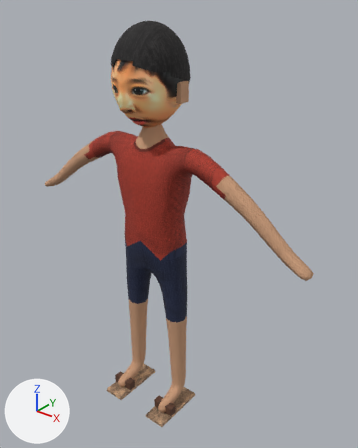
The glTF model NhanVat/Model/Hung.glb: old version first, new version second.
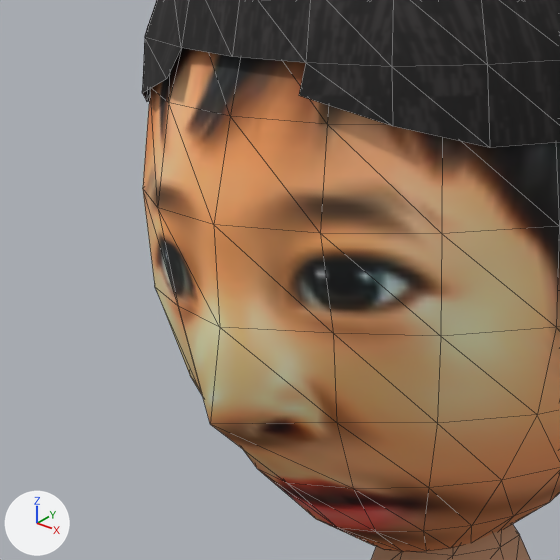
Each version is shown whole from a 50 mm lens placed at (0.926, -1.038, 1.337), pointed at (0.057, 0.049, 0.663), then close up on the part from 26% to 47% of the width and 12% to 29% of the height. Arrows for +X, +Y and +Z are at lower left; the lights stay in place. The last two pictures show the newer version. The close-ups show mesh edges as thin lines.

Objects in the first close-up: 'Body'.
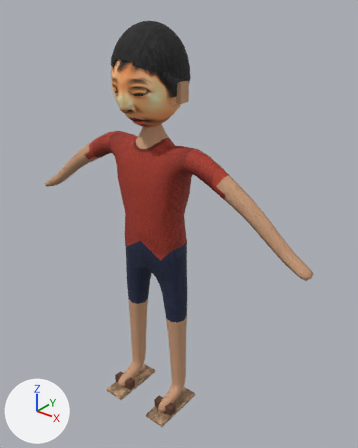
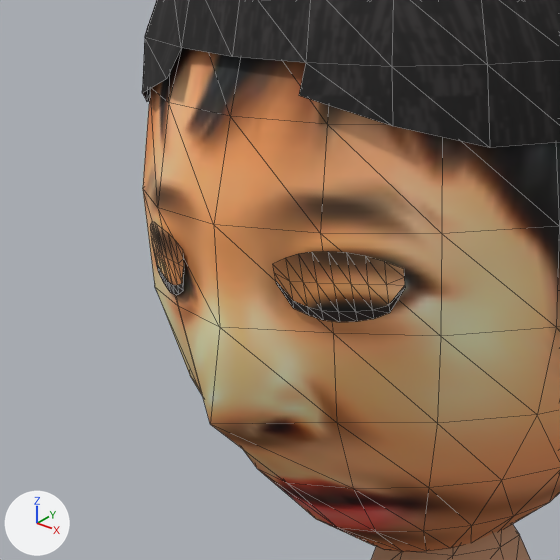
The newer file adds a shape key; the second version is drawn at full value of the shape key 'Blink' of 'MiMat', and the change is written as the vertex moves it makes.

Where the change shows, as pixel boxes (x1, y1, x2, y2) in the close-ups (560 x 560 px):
'MiMat', added (brown): after (150, 222, 405, 322)
    faces in mat_mat (picture img_face): (150, 222, 405, 312)
    faces in mat_mi (black #241814): (152, 245, 405, 322)

The change, as a list of edits to the scene's bpy script:
```text
Add mat_mi:
    mat_mi = principled_material('Mi')
    mat_mi.base_color = (0.0176, 0.00913, 0.007)  # black #241814
    mat_mi.roughness = 0.85
Add me_mimat:
    me_mimat.from_pydata(...)  # 72 vertices, 96 faces; spans x -0.0623..0.0624, y -0.1137..-0.0885, z 1.077..1.1017
    # faces by material slot: [64, 32]
    me_mimat.materials.append(mat_mat)  # picture img_face
    me_mimat.materials.append(mat_mi)  # black #241814
Add ob_mimat:
    ob_mimat = bpy.data.objects.new('MiMat', me_mimat)
    ob_mimat.location = (0.0, 0.0, 0.0)
```
